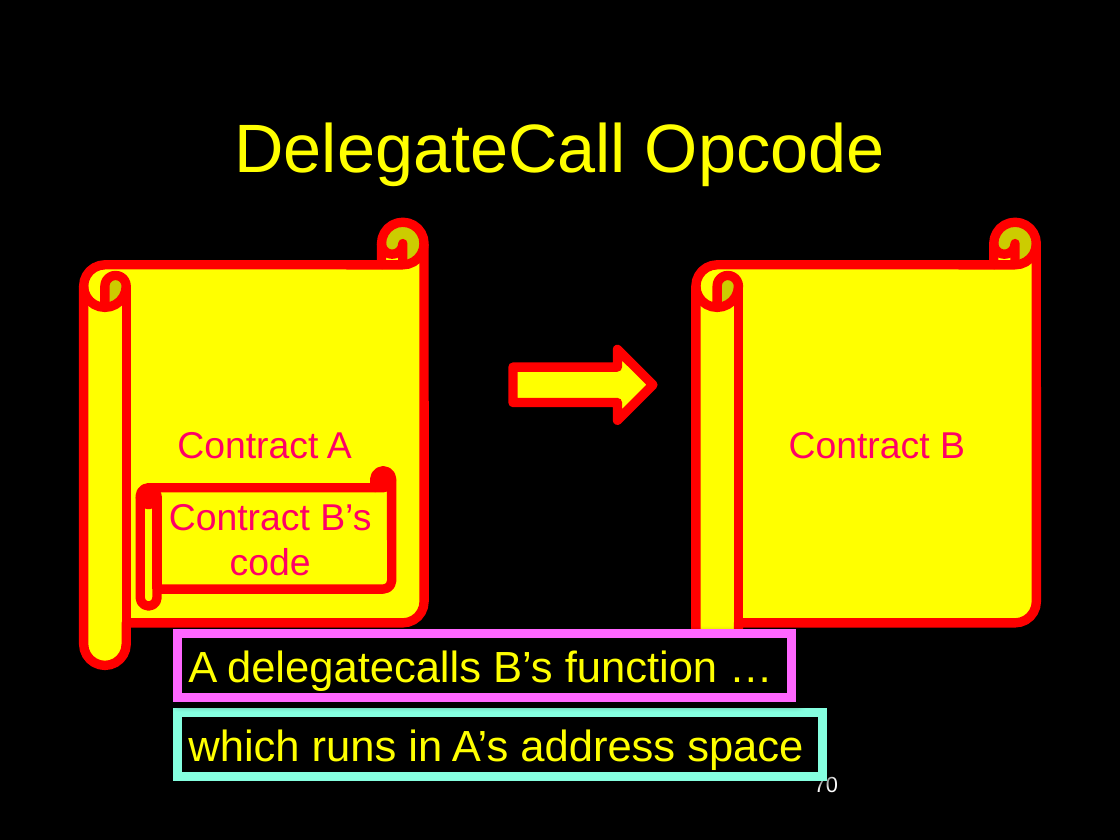
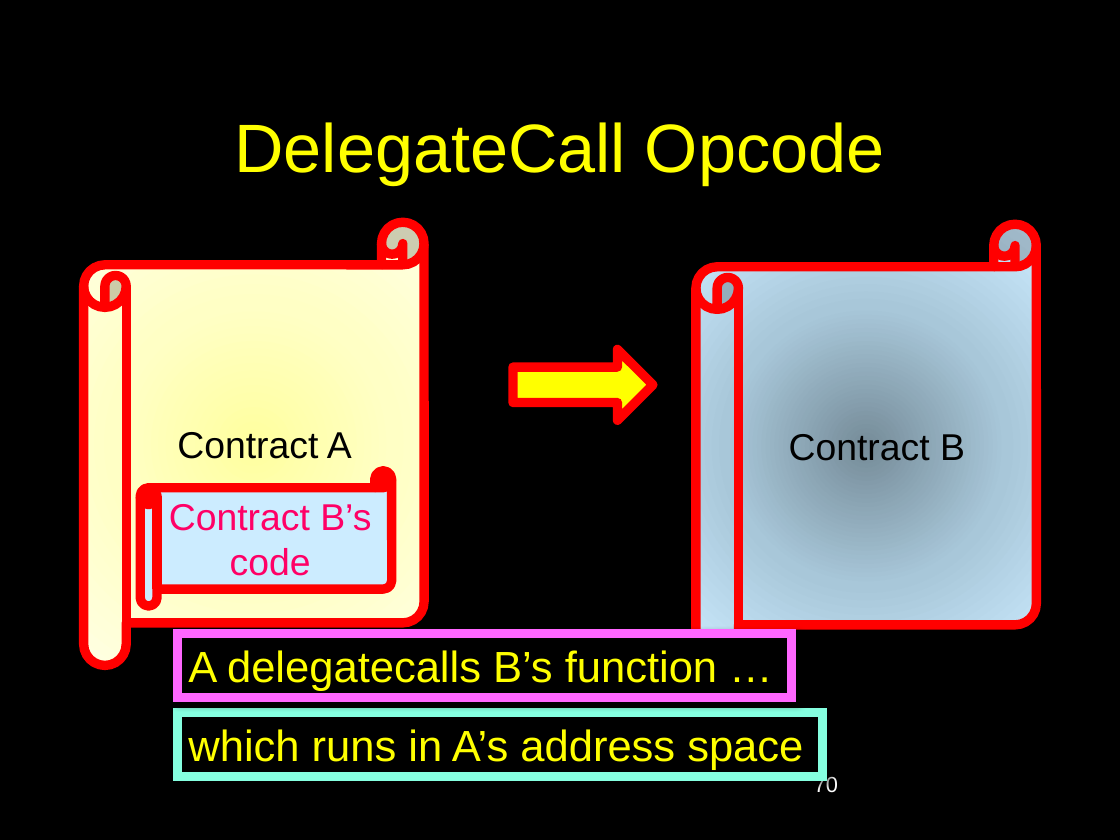
Before and after one commit to jadsmaeil/csci1951l, a slide deck: slide 70 of public/lecture-6-solidity.pptx. Drawn at 1120x840 pixels with LibreOffice and Linux fonts; fonts in the diff are those of the drawing. Boxes give left, top, right and bottom in pixels: in the first picture for what was removed or moved away, otherwise in the second. Text is boxed around its words. In the diff, an @@ line names an element or a change of style, - is before the commit and + after.

```diff
--- a/public/lecture-6-solidity.pptx
+++ b/public/lecture-6-solidity.pptx
@@ horizontal scroll "Contract A" at (84,222,424,665): text colour #FF0066 to #000000; fill #FFFF00 to gradient #FFFFA0 to #FFFFC5 to #FFFFE3 @@
@@ horizontal scroll "Contract B" at (696,224,1036,668): text colour #FF0066 to #000000; fill #FFFF00 to gradient #778C99 to #A9C8DA to #CCECFF @@
@@ horizontal scroll "Contract B’s" at (140,470,392,606): fill #FFFF00 to #CCECFF @@
```
Also in this commit, not shown: 21 other slides changed, 1 slide added, 9 other files.
